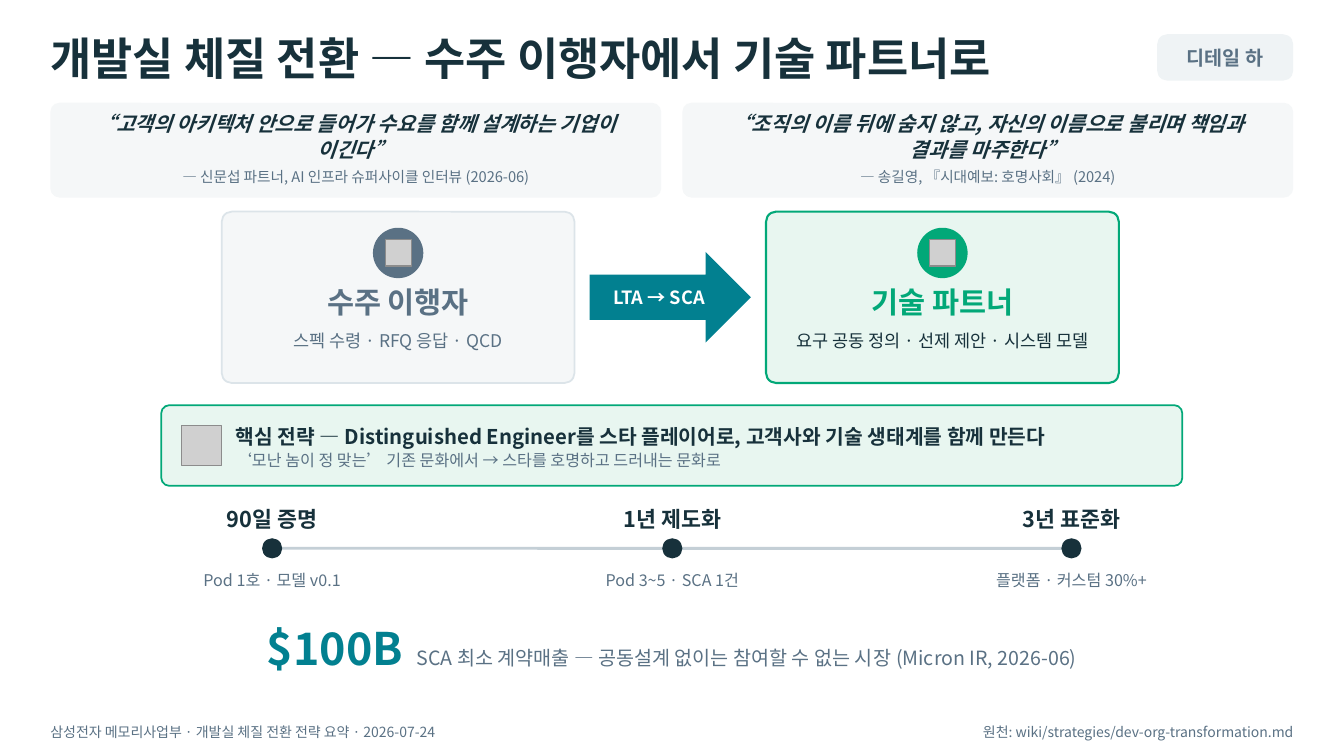
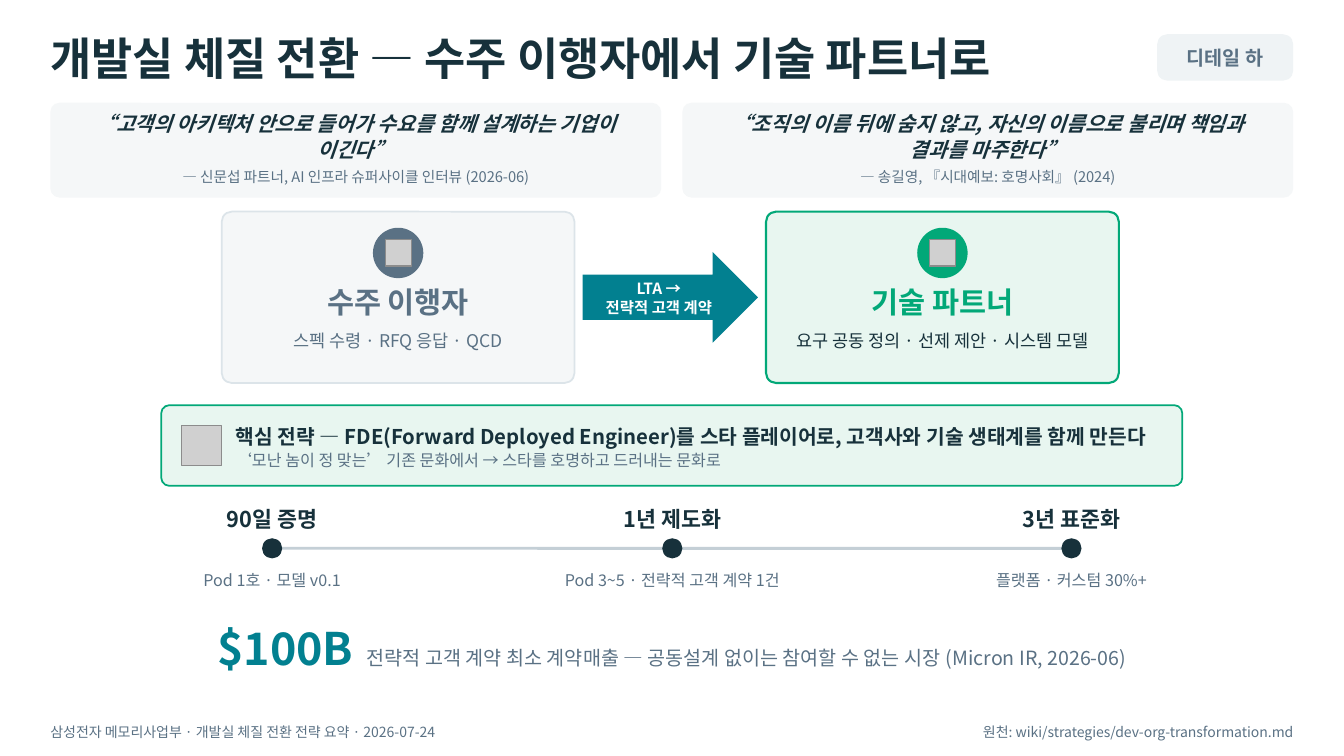
Before and after one commit to k31001/action-learning, a slide deck: slide 3 of outputs/presentation/dev-transformation-summary.pptx. Drawn at 1344x756 pixels with LibreOffice and Linux fonts; fonts in the diff are those of the drawing; grey boxes stand for pictures. Boxes give left, top, right and bottom in pixels: in the first picture for what was removed or moved away, otherwise in the second. Text is boxed around its words. In the diff, an @@ line names an element or a change of style, - is before the commit and + after.

```diff
--- a/outputs/presentation/dev-transformation-summary.pptx
+++ b/outputs/presentation/dev-transformation-summary.pptx
@@ right arrow "LTA →": place and size @@
-right arrow "LTA →" at (590, 252, 751, 343)
+right arrow "LTA →" at (583, 252, 758, 343)
@@ text in right arrow at (606, 282, 712, 315): text changed; size 13 to 11 pt @@
-LTA → SCA
+LTA →
+전략적 고객 계약
@@ text at (236, 427, 1146, 449): text changed @@
-핵심 전략 — Distinguished Engineer를 스타 플레이어로, 고객사와 기술 생태계를 함께 만든다
+핵심 전략 — FDE(Forward Deployed Engineer)를 스타 플레이어로, 고객사와 기술 생태계를 함께 만든다
@@ text at (565, 572, 780, 588): text changed @@
-Pod 3~5 · SCA 1건
+Pod 3~5 · 전략적 고객 계약 1건
@@ text at (217, 627, 1126, 671): text changed @@
-$100B SCA 최소 계약매출 — 공동설계 없이는 참여할 수 없는 시장 (Micron IR, 2026-06)
+$100B 전략적 고객 계약 최소 계약매출 — 공동설계 없이는 참여할 수 없는 시장 (Micron IR, 2026-06)
```
Also in this commit, not shown: 2 other slides changed, 10 other files.
